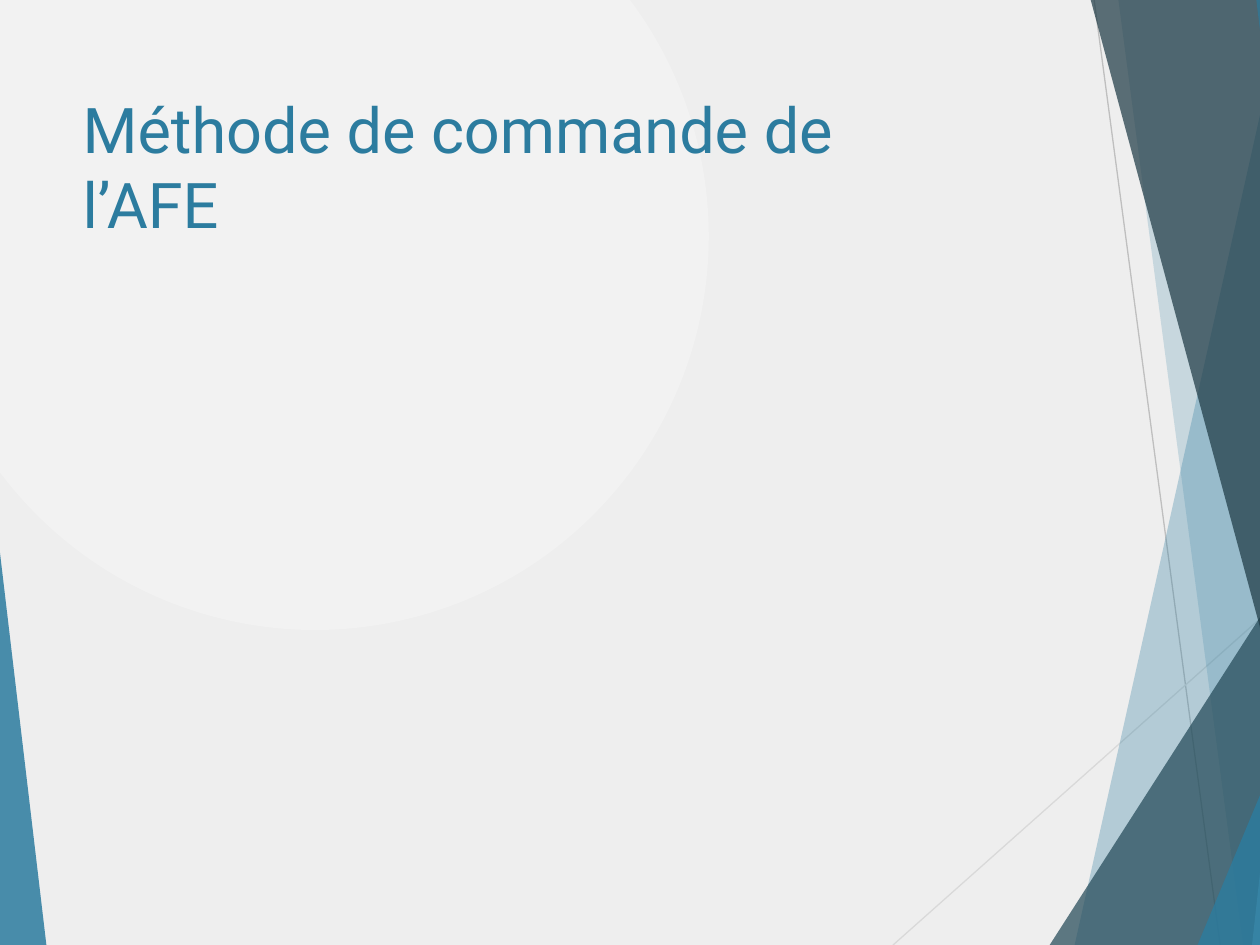
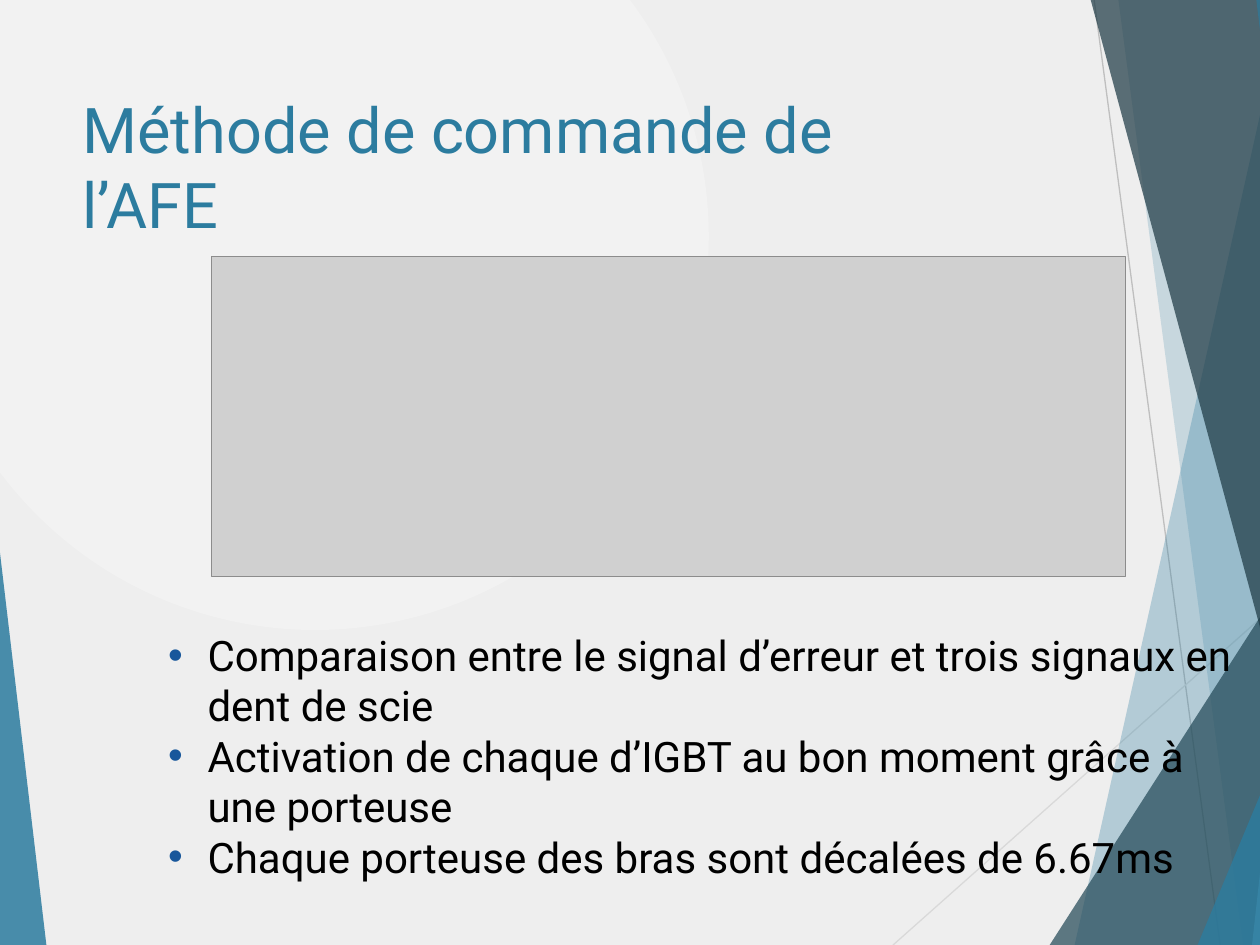
Before and after one commit to danthib76/DesignIV, a slide deck: slide 7 of Remise/Remise 2/Presentation_Remise_2.pptx. Drawn at 1260x945 pixels with LibreOffice and Linux fonts; fonts in the diff are those of the drawing; grey boxes stand for pictures. Boxes give left, top, right and bottom in pixels: in the first picture for what was removed or moved away, otherwise in the second. Text is boxed around its words. In the diff, an @@ line names an element or a change of style, - is before the commit and + after.

Commit message:
ajout d'une explication de commande

```diff
--- a/Remise/Remise 2/Presentation_Remise_2.pptx
+++ b/Remise/Remise 2/Presentation_Remise_2.pptx
@@ picture added at box(212, 256, 1125, 576) @@
@@ text added at box(208, 632, 1231, 883), 24 pt, text #000000 @@
+  • Comparaison entre le signal d’erreur et trois signaux en dent de scie
+  • Activation de chaque d’IGBT au bon moment grâce à une porteuse
+  • Chaque porteuse des bras sont décalées de 6.67ms
```
